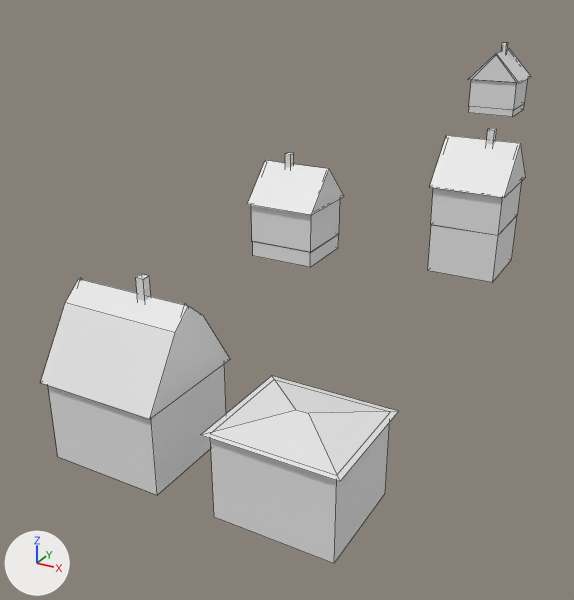
What one commit did to the FBX model unity/Assets/Art/Blockout/heart/buildings_corner.fbx.
Both versions are drawn from a camera (50 mm lens) standing at (78.2, -35.5, 38.3) and looking at (38.7, 36.5, 2.3). The axes (+X, +Y, +Z) are drawn at lower left. The lights are the same throughout. The older version comes first. Mesh edges are drawn as thin lines. Where no turn or scale is listed for an object, it has been applied to the vertices. Vertices at exactly the same position are counted once.

Names of what the first picture shows: 'buildings_corner'.
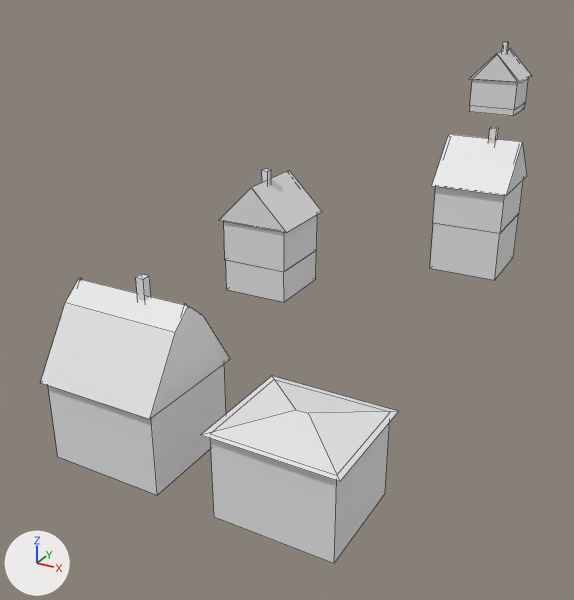
What differs and where, as boxes (x1, y1, x2, y2) in the pictures (574 x 600 px; the box of a moved part takes in the faces that stretch with it):
'buildings_corner', reshaped: before (41, 42, 531, 563); after (41, 42, 532, 563)
part 1 of me_buildings_corner, moved or reshaped: before (251, 199, 340, 253); after (224, 215, 317, 272)
part 2 of me_buildings_corner, moved or reshaped: before (247, 160, 344, 215); after (219, 170, 322, 232)
part 3 of me_buildings_corner, moved or reshaped: before (285, 153, 294, 168); after (262, 169, 271, 185)
part 4 of me_buildings_corner, moved or reshaped: before (253, 234, 339, 267); after (226, 251, 316, 302)

What changed in the scene script:
```text
Change me_buildings_corner:
    used by ob_buildings_corner; location = (0.0, 0.0, 0.0)
    remove me_buildings_corner.from_pydata(...)  # 138 vertices, 106 faces; spans x 33.7..62.0, y 1.0..93.0, z 1.9..25.7
    add me_buildings_corner.from_pydata(...)  # 138 vertices, 106 faces; spans x 33.8..62.0, y 1.0..93.5, z 1.9..25.7
    me_buildings_corner part 1: the loose piece of 10 vertices spanning x 34.0..41.4, y 36.8..44.0, z 8.4..16.7 is turned 90 degrees about the z axis through its middle, then moved by (0.1, -5.8, -0.2)
    me_buildings_corner part 2: the loose piece of 6 vertices spanning x 33.7..41.7, y 36.3..44.4, z 12.8..16.9 is turned 90 degrees about the z axis through its middle, then moved by (0.1, -5.8, -0.2)
    me_buildings_corner part 3: the loose piece of 8 vertices spanning x 36.5..37.2, y 40.0..40.7, z 14.4..18.0 is turned 90 degrees about the z axis through its middle, then moved by (1.0, -6.7, -0.2)
    me_buildings_corner part 4
    me_buildings_corner.vertices[42].co: (41.4, 36.8, 6.7) -> (41.4, 38.2, 4.8)  # pixel (310, 267) -> pixel (315, 279)
    me_buildings_corner.vertices[43].co: (41.4, 43.9, 6.7) -> (34.3, 38.2, 4.8)  # pixel (338, 247) -> not seen
    me_buildings_corner.vertices[44].co: (34.1, 43.9, 6.7) -> (34.3, 30.9, 4.8)  # not seen -> pixel (226, 289)
    me_buildings_corner.vertices[45].co: (34.1, 36.8, 6.7) -> (41.4, 30.9, 4.8)  # pixel (252, 255) -> pixel (284, 302)
    me_buildings_corner.vertices[46].co: (41.4, 36.8, 8.4) -> (41.4, 38.2, 8.2)  # pixel (310, 252) -> pixel (316, 250)
    me_buildings_corner.vertices[47].co: (41.4, 43.9, 8.4) -> (34.3, 38.2, 8.2)  # pixel (338, 233) -> not seen
    me_buildings_corner.vertices[48].co: (34.1, 43.9, 8.4) -> (34.3, 30.9, 8.2)  # not seen -> pixel (225, 259)
    me_buildings_corner.vertices[49].co: (34.1, 36.8, 8.4) -> (41.4, 30.9, 8.2)  # pixel (252, 241) -> pixel (283, 271)
    other edits to the shape of me_buildings_corner do not show in these pictures
```
